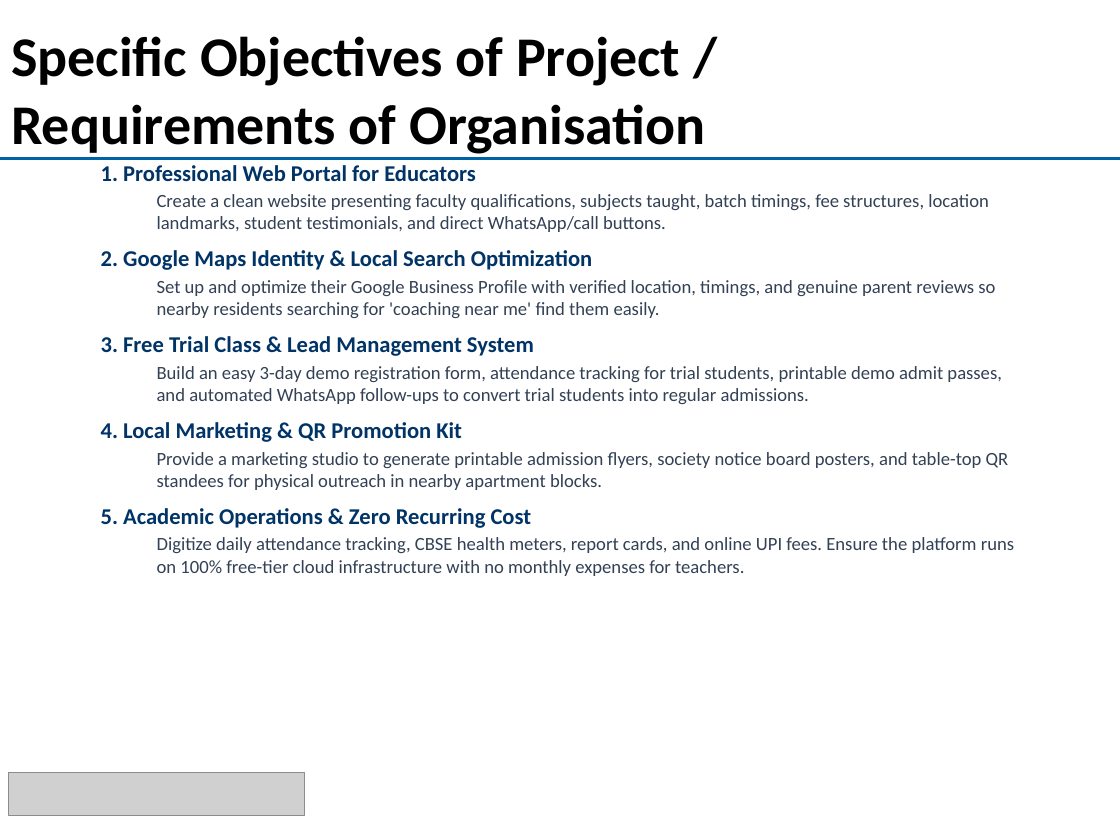
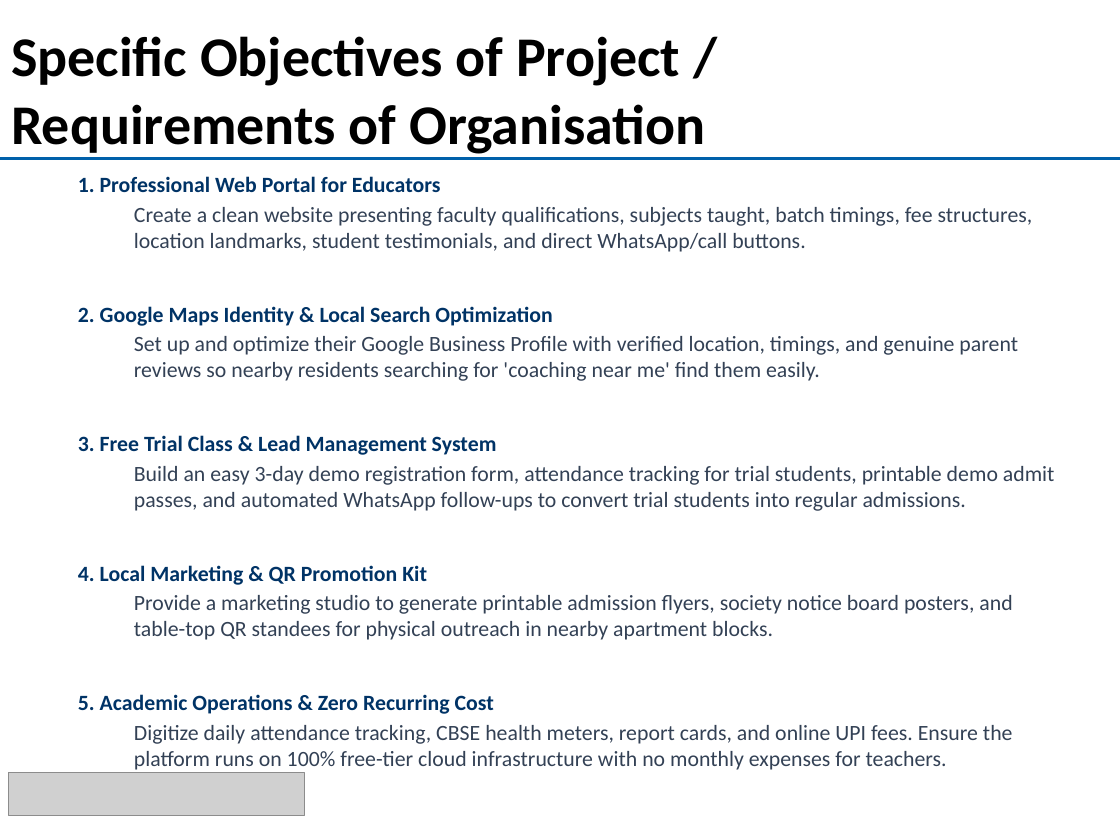
Before and after one commit to bhavyaanand2101-coder/Community_Service_2026, a slide deck: slide 4 of Community_Service_Presentation.pptx. Drawn at 1120x840 pixels with LibreOffice and Linux fonts; fonts in the diff are those of the drawing; grey boxes stand for pictures; background and template pictures are left out. Boxes give left, top, right and bottom in pixels: in the first picture for what was removed or moved away, otherwise in the second. Text is boxed around its words. In the diff, an @@ line names an element or a change of style, - is before the commit and + after.

```diff
--- a/Community_Service_Presentation.pptx
+++ b/Community_Service_Presentation.pptx
@@ text "1. Professional Web Portal for ...": place and size @@
-text "1. Professional Web Portal for ..." at bbox=[101, 165, 1014, 576]
+text "1. Professional Web Portal for ..." at bbox=[78, 176, 1055, 770]
@@ text "1. Professional Web Portal for ..." at bbox=[78, 176, 1055, 770]: size 14.5 to 14 pt in "1. Professional Web Portal for Educators", "2. Google Maps Identity & Local Search ...", "3. Free Trial Class & Lead Management ...", "4. Local Marketing & QR Promotion Kit" and 1 more places; size 12 to 14 pt in "Create a clean website presenting faculty qualifications, ...", "Set up and optimize their Google Business ...", "Build an easy 3-day demo registration form, ...", "Provide a marketing studio to generate printable ..." and 1 more places @@
```
Also in this commit, not shown: 10 other slides changed.
